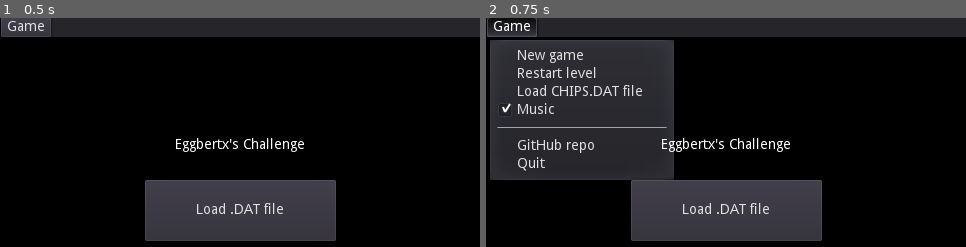
Above: before the commit, frames 1-2 (left to right).
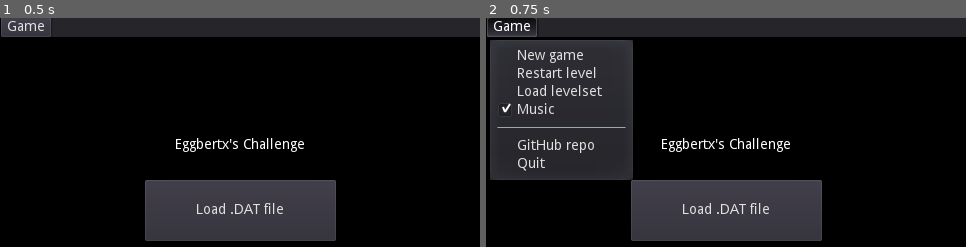
Above: after the commit, the same moments.

Repository: Eggbertx/Eggbertxs-Challenge
Game: Godot game, scene res://src/Main.tscn
Same seed, same stepped clock (60 frames per second), same inputs: the game is played once before the commit and once after it.
Inputs:
- Up to frame 1 (0.5 s): no input
- Up to frame 2 (0.75 s): click "Game" at 0.5 s

Frame 1 is identical in both runs. In frame 2, 5.6% of the frame differs, in the area x 13-40%, y 9-71%.

Commit message:
Fix level byte loading, don't load CHIPS.DAT on startup

Diff:
--- a/src/Main.gd
+++ b/src/Main.gd
@@ -52,7 +52,7 @@
 func _ready():
 	df = DatFile.new()
 	register_commands()
-	load_file("CHIPS.DAT")
+	# load_file("CHIPS.DAT")
 
 # Called every frame. 'delta' is the elapsed time since the previous frame.
 #func _process(delta):
@@ -67,3 +67,6 @@
 
 func _on_UI_file_dialog_visible_changed(visibility: bool):
 	$LoaderScreen.set_visibility(!visibility)
+
+func _on_UI_file_selected(path: String):
+	load_file(path)
--- a/src/Main.tscn
+++ b/src/Main.tscn
@@ -13,3 +13,4 @@
 
 [connection signal="file_selected" from="LoaderScreen" to="." method="_on_LoaderScreen_file_selected"]
 [connection signal="file_dialog_visible_changed" from="UI" to="." method="_on_UI_file_dialog_visible_changed"]
+[connection signal="file_selected" from="UI" to="." method="_on_UI_file_selected"]
--- a/src/hud/LoaderScreen.gd
+++ b/src/hud/LoaderScreen.gd
@@ -5,7 +5,7 @@
 var loaded_file = ""
 
 func _ready() -> void:
-	pass
+	$FileDialog.add_filter("*.dat ; CC levelset")
 
 func set_visibility(vis: bool):
 	$VBoxContainer.visible = vis
--- a/src/hud/LoaderScreen.tscn
+++ b/src/hud/LoaderScreen.tscn
@@ -36,13 +36,16 @@
 text = "Load .DAT file"
 
 [node name="FileDialog" type="FileDialog" parent="."]
-margin_left = 40.0
-margin_top = 36.0
-margin_right = 451.0
-margin_bottom = 304.0
+anchor_left = 0.5
+anchor_top = 0.5
+anchor_right = 0.5
+anchor_bottom = 0.5
+margin_left = -217.5
+margin_top = -137.0
+margin_right = 217.5
+margin_bottom = 137.0
 rect_min_size = Vector2( 150, 52.5 )
 window_title = "Open a File"
-mode = 0
 __meta__ = {
 "_edit_use_anchors_": false
 }
--- a/src/hud/UI.gd
+++ b/src/hud/UI.gd
@@ -1,6 +1,7 @@
 extends Control
 
 signal file_dialog_visible_changed
+signal file_selected
 
 onready var game_menu = $Panel/HBoxContainer/MenuButton.get_popup()
 
@@ -10,6 +11,7 @@
 
 func _ready() -> void:
 	game_menu.connect("id_pressed", self, "handle_menu")
+	$FileDialog.add_filter("*.dat ; CC levelset")
 
 func handle_menu(id):
 	# Console.write_line("Selected item text: %s" % menu.get_item_text(id))
@@ -42,6 +44,7 @@
 
 func _on_FileDialog_file_selected(path):
 	Console.write_line("Loading %s" % path)
+	emit_signal("file_selected", path)
 
 func _on_FileDialog_about_to_show():
 	emit_signal("file_dialog_visible_changed", true)
--- a/src/hud/UI.tscn
+++ b/src/hud/UI.tscn
@@ -19,11 +19,12 @@
 anchor_top = 0.5
 anchor_right = 0.5
 anchor_bottom = 0.5
-margin_left = -216.5
-margin_top = -121.5
-margin_right = 216.5
-margin_bottom = 121.5
+margin_left = -217.5
+margin_top = -137.0
+margin_right = 217.5
+margin_bottom = 137.0
 rect_min_size = Vector2( 150, 52.5 )
+window_title = "Open a File"
 __meta__ = {
 "_edit_use_anchors_": false
 }
@@ -48,7 +49,7 @@
 size_flags_vertical = 3
 text = "Game"
 flat = false
-items = [ "New game", null, 0, false, false, 0, 0, null, "", false, "Restart level", null, 0, false, false, 1, 0, null, "", false, "Load CHIPS.DAT file", null, 0, false, false, 2, 0, null, "" …(227 unchanged characters)…
+items = [ "New game", null, 0, false, false, 0, 0, null, "", false, "Restart level", null, 0, false, false, 1, 0, null, "", false, "Load levelset", null, 0, false, false, 2, 0, null, "" …(227 unchanged characters)…
 
 [connection signal="about_to_show" from="FileDialog" to="." method="_on_FileDialog_about_to_show"]
 [connection signal="file_selected" from="FileDialog" to="." method="_on_FileDialog_file_selected"]
--- a/src/level/Level.gd
+++ b/src/level/Level.gd
@@ -48,13 +48,19 @@
 
 	var num_optional = file.get_16()
 	var optional_read = 0
-	Console.write_line("Number of optional field bytes: %d" % num_optional)
+	Console.write_line("\tNumber of optional field bytes: %d" % num_optional)
 	# var optional_buf = file.get_buffer(num_optional)
-	while optional_read < num_optional and num_optional > 0:
+	while optional_read <= num_optional and num_optional > 0:
 		var field_type = file.get_8()
 		var field_numbytes = file.get_8()
-		#Console.write_line("Number of bytes in field type %d: %d" % [field_type, field_numbytes])
+		# Console.write_line("Number of bytes in field type %d: %d" % [field_type, field_numbytes])
 		match field_type:
+			1:
+				Console.write_line("Invalid map field (level time field isn't used)")
+				return false
+			2:
+				Console.write_line("Invalid map field (number of chips field isn't used")
+				return false
 			3:
 				map_title = file.get_buffer(field_numbytes).get_string_from_ascii()
 			4:
@@ -66,6 +72,12 @@
 					password += "%c" % (file.get_8() ^ 0x99)
 			7:
 				hint = file.get_buffer(field_numbytes).get_string_from_ascii()
+			8:
+				Console.write_line("Invalid map field (unencrypted password isn't used)")
+				return false
+			9:
+				Console.write_line("Field not used")
+				return false
 			10:
 				if (field_numbytes % 2) > 0:
 					Console.write_line("Invalid monster field, must be a multiple of 2 bytes (got %d)" % field_numbytes)
@@ -123,7 +135,7 @@
 	Console.write_line("\tPassword: %s" % password)
 	Console.write_line("\tHint: %s" % hint)
 	for loc in monster_locations:
-		Console.write_line("\t\tMonster at %d,%d" % [loc.x, loc.y])
+		Console.write_line("\tMonster at %d,%d" % [loc.x, loc.y])
 
 
 
Not shown, changed: .gitignore
